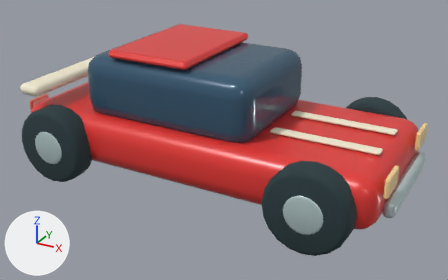
What one commit did to the glTF model public/models/racer.glb.
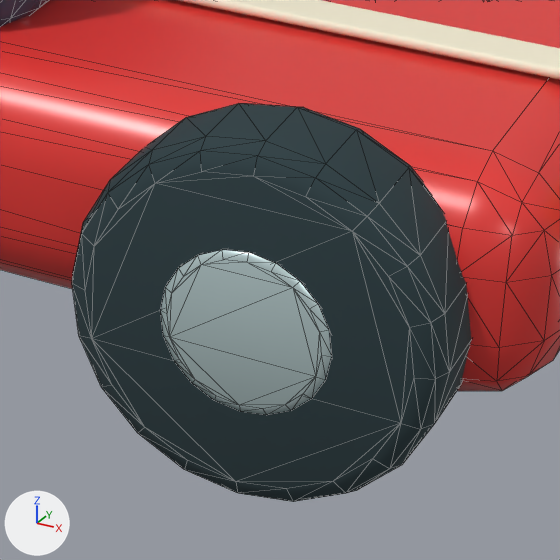
The first picture shows the older version from a 50 mm lens placed at (1.41, -2.501, 1.443), pointed at (0.055, -0.037, 0.211). The close-ups show the older and then the newer version on the part from 55% to 84% of the width and 49% to 96% of the height of that picture. Only the edits that show in the close-ups are written down. The lights are fixed; the arrows at lower left show +X, +Y and +Z. The close-ups show mesh edges as thin lines. Where no turn or scale is listed for an object, it has been applied to the vertices. Vertices at exactly the same position are counted once.

Objects in the first close-up: 'Opaque blue glass', 'Paint racer', 'Tyre rubber', 'Warm white trim', 'Wheel hubs'.
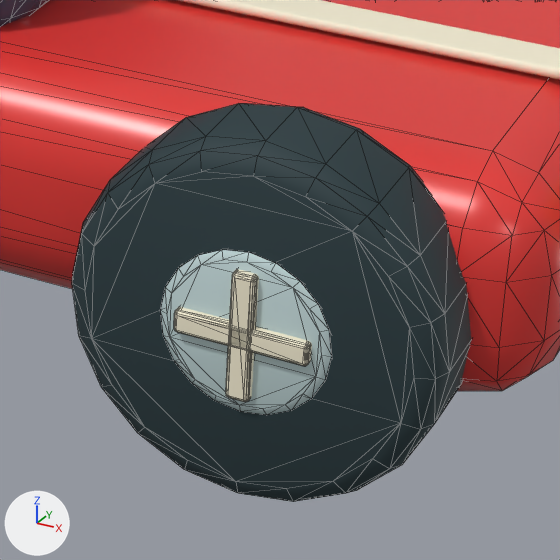
Where the newer file only moved an object's origin or applied its transform, the numbers keep the older frame.

Location of each change, (x1, y1, x2, y2) in pixels of the close-ups (560 x 560 px):
'Wheel hubs', reshaped (not visible afterwards): before (161, 250, 331, 415)
part 1 of me_cylinder, added: after (161, 250, 331, 415)

The change, as a list of edits to the scene's bpy script:
```text
Add mat_rolling_wheels:
    mat_rolling_wheels = bpy.data.materials.new('Rolling wheels')
    mat_rolling_wheels.use_nodes = True; mat_rolling_wheels.node_tree.nodes.clear()
    _N = mat_rolling_wheels.node_tree.nodes; _L = mat_rolling_wheels.node_tree.links
    n0 = _N.new('ShaderNodeBsdfPrincipled'); n0.name = 'Principled BSDF'
    n0.inputs[1].default_value = 0.05  # 'Metallic'
    n0.inputs[2].default_value = 0.72  # 'Roughness'
    n1 = _N.new('ShaderNodeOutputMaterial'); n1.name = 'Material Output'
    n2 = _N.new('ShaderNodeVertexColor'); n2.name = 'Color Attribute'
    _L.new(n0.outputs[0], n1.inputs[0])  # 'BSDF' to 'Surface'
    _L.new(n2.outputs[0], n0.inputs[0])  # 'Color' to 'Base Color'
Change me_cylinder:
    used by ob_tyre_rubber; location = (-0.67, -0.43, 0.19)
    remove me_cylinder.from_pydata(...)  # 480 vertices, 944 faces; spans x -0.19..1.52, y -0.07..0.93, z -0.19..0.19
    remove me_cylinder.materials.append(mat_tyre_rubber)  # dark cyan #273b40
    add me_cylinder.from_pydata(...)  # 1648 vertices, 3232 faces; spans x -0.19..1.52, y -0.08..0.94, z -0.19..0.19
    me_cylinder part 1: 292 vertices added at x 1.24..1.42, y -0.08..-0.04, z -0.09..0.09
    other edits to the shape of me_cylinder do not show in these pictures
    add me_cylinder.materials.append(mat_rolling_wheels)
Change me_cylinder_001:
    used by ob_wheel_hubs; location = (-0.67, -0.486, 0.19)
    remove me_cylinder_001.from_pydata(...)  # 496 vertices, 972 faces; spans x -0.09..1.64, y -0.01..0.98, z -0.09..0.09
    add me_cylinder_001.from_pydata(...)  # 96 vertices, 188 faces; spans x 1.58..1.64, y 0.2..0.77, z -0.05..0.03
    me_cylinder_001 part 2: the loose piece of 100 vertices spanning x 1.24..1.42, y -0.01..0.01, z -0.09..0.09 is deleted
    other edits to the shape of me_cylinder_001 do not show in these pictures
```
